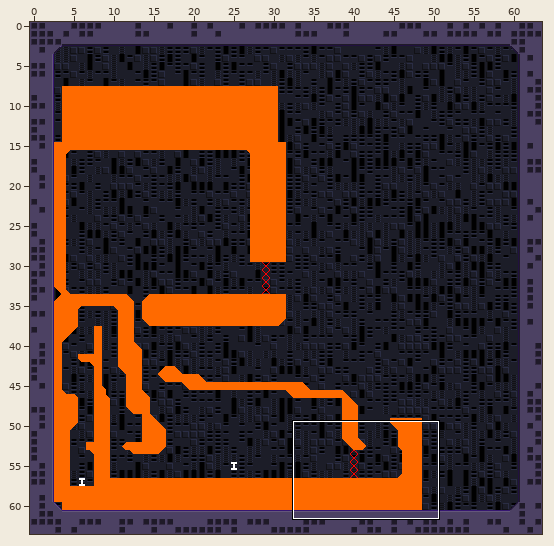
An edit to a level. Tiled map, Assets/tiled/prototype_PrototypeSprites.tmx. The first picture is a wide view before the edit; the outline marks the close-up.
Close-up. As it was:
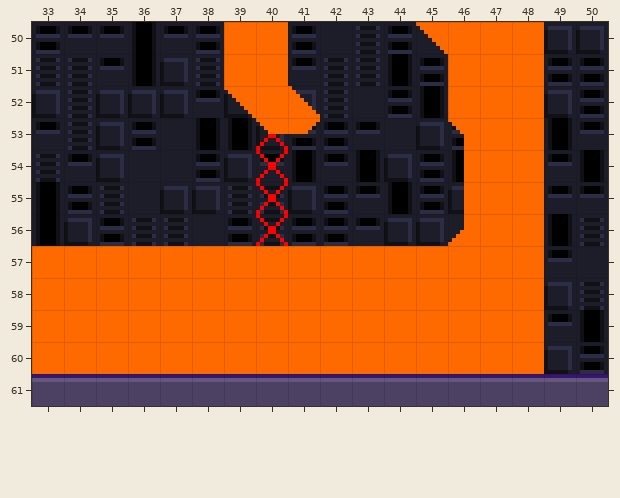
Cells are 8x8 px. Shown: x 33..50, y 50..61. The commit also changed other parts of the map, which this record leaves out.
And afterwards:
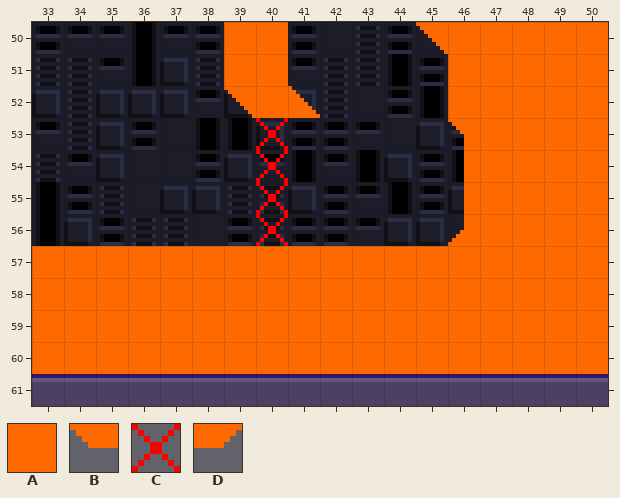
Key: from "prototype": A 0, B 21, C 44, D 62.
_ is an empty cell.
Difference:
Layer "GeometryBG":
The edit erases tile C in row 53 at x 40.
Layer "Geometry":
Tile A is added in rows 50 to 60 at x 49 to 50.
The edit erases tile B in row 53 at x 40.
The edit erases tile D in row 53 at x 41.
Layer "Items - HIDE ME":
Tile C is added in row 53 at x 40.
